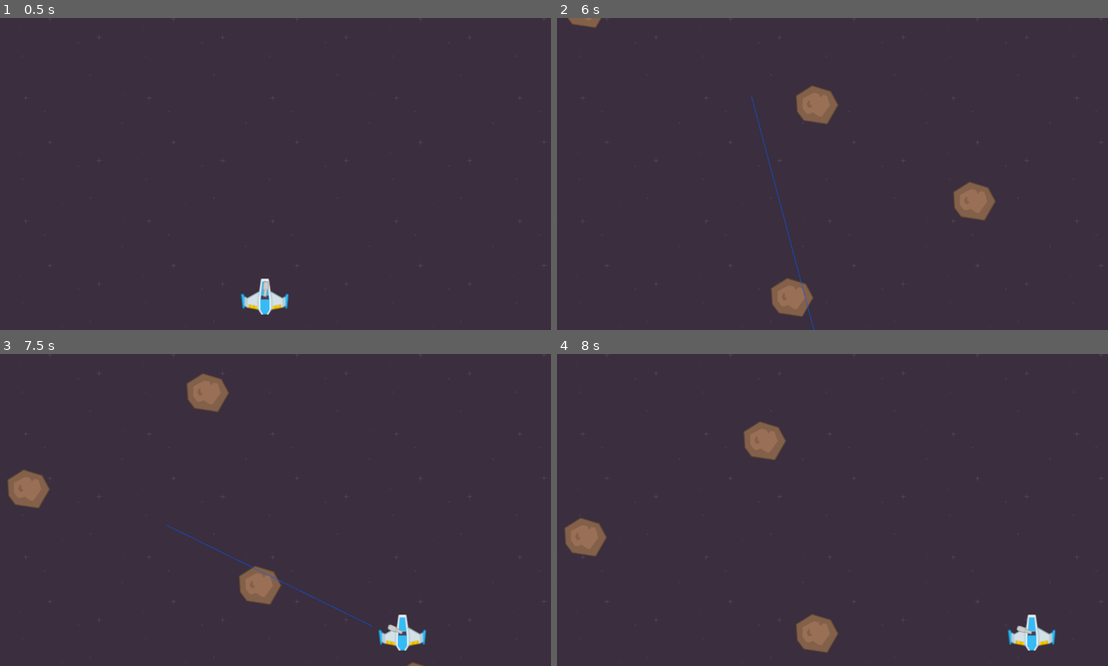
Above: before the commit, frames 1-4 (two rows, left to right).
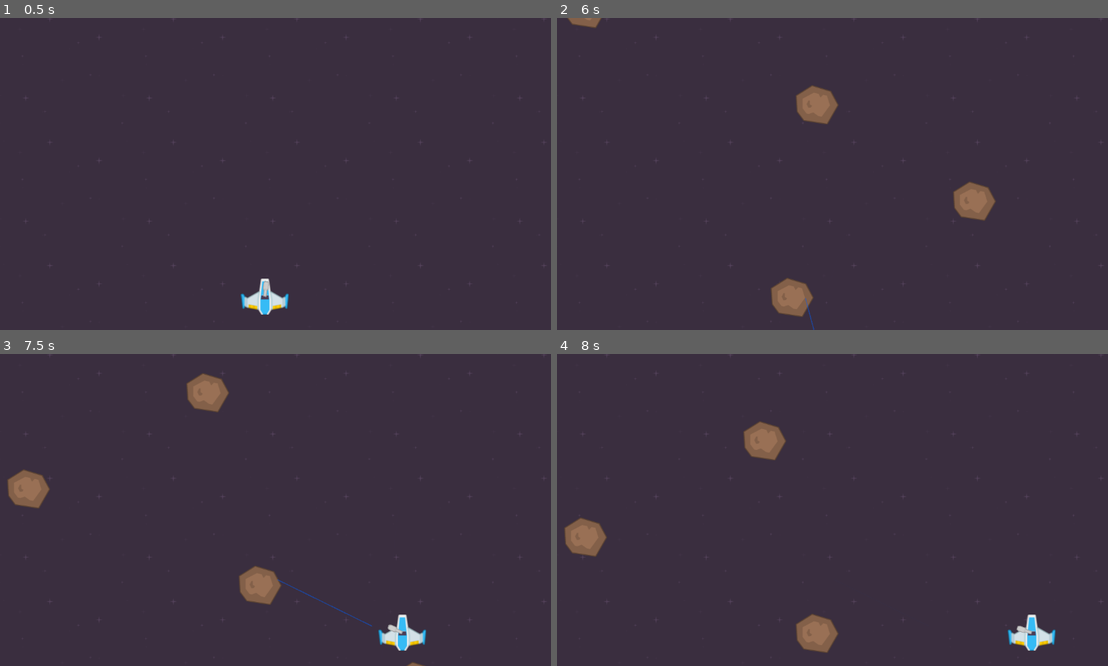
Above: after the commit, the same moments.

Repository: JoonaNiemenmaa/fundamentals-of-gamedev-week3
Game: Godot game, scene res://Scenes/main.tscn
Two runs of this game, one before a commit and one after it. Both use one fixed random seed, a clock stepped at 60 frames per second and the inputs below.
Inputs (mouse positions are in pixels of both pictures, inside the frame that each line leads up to):
- Up to frame 1 (0.5 s): no input
- Up to frame 2 (6 s): tap Enter at 0.5 s; move the mouse to (959, 158) at 0.52 s; hold D (right) 0.53-1.28 s; click (959, 158) at 0.6 s; move the mouse to (722, 189) at 1.27 s; hold S (down) 1.28-2.03 s; click (722, 189) at 1.35 s; move the mouse to (893, 105) at 2.02 s; hold D (right) 2.03-2.78 s; click (893, 105) at 2.1 s; move the mouse to (804, 236) at 2.77 s; hold W (up) 2.78-3.53 s; click (804, 236) at 2.85 s; move the mouse to (1003, 220) at 3.52 s; hold A (left) 3.53-5.03 s; click (1003, 220) at 3.6 s; move the mouse to (667, 127) at 4.27 s; click (667, 127) at 4.35 s; move the mouse to (860, 174) at 5.02 s; hold S (down) 5.03-5.78 s; click (860, 174) at 5.1 s; move the mouse to (749, 96) at 5.77 s; hold D (right) from 5.78 s (still down); click (749, 96) at 5.85 s
- Up to frame 3 (7.5 s): move the mouse to (402, 494) at 6.52 s; release D (right) at 6.53 s; hold W (up) 6.53-7.28 s; click (402, 494) at 6.6 s; move the mouse to (165, 525) at 7.27 s; hold D (right) from 7.28 s (still down); click (165, 525) at 7.35 s
- Up to frame 4 (8 s): keep holding D (right)

Frame 1 is identical in both runs. In frame 2, 0.1% of the frame differs, in the area x 35-46%, y 24-90%; in frame 3, less than 0.1%; in frame 4, less than 0.1%.

Commit message:
Task 3 done

Diff:
--- a/Scenes/meteor.tscn
+++ b/Scenes/meteor.tscn
@@ -7,6 +7,7 @@
 radius = 40.0125
 
 [node name="Meteor" type="Area2D"]
+collision_layer = 2
 script = ExtResource("1_wm1ig")
 
 [node name="MeteorBrownBig3" type="Sprite2D" parent="."]
--- a/Scenes/player.tscn
+++ b/Scenes/player.tscn
@@ -7,8 +7,7 @@
 [ext_resource type="PackedScene" uid="uid://csk67dyh8g8vp" path="res://Scenes/laser.tscn" id="4_8k632"]
 
 [node name="Player" type="CharacterBody2D"]
-collision_layer = 4
-collision_mask = 2
+collision_mask = 3
 motion_mode = 1
 script = ExtResource("1_fkybt")
 
--- a/Scripts/meteor.gd
+++ b/Scripts/meteor.gd
@@ -1,9 +1,12 @@
-extends Area2D
+class_name Meteor extends Area2D
 
 const MOVE_SPEED = 200
 const DESTROY_THRESHOLD = 1000
+const MAX_HEALTH = 3
+
+var cur_health = MAX_HEALTH
 
 func _physics_process(delta: float) -> void:
     position.y += MOVE_SPEED * delta
-    if position.y > DESTROY_THRESHOLD:
+    if position.y > DESTROY_THRESHOLD or cur_health <= 0:
         queue_free()
--- a/Scripts/player.gd
+++ b/Scripts/player.gd
@@ -2,7 +2,7 @@
 
 const MOVE_SPEED = 300
 
-func _physics_process(delta: float) -> void:
+func _physics_process(_delta: float) -> void:
     var move_x = Input.get_axis("left", "right")
     var move_y = Input.get_axis("up", "down")
 
--- a/Scripts/weapon_controller.gd
+++ b/Scripts/weapon_controller.gd
@@ -5,19 +5,32 @@
 @export_flags_2d_physics var collision_mask: int
 
 # Called every frame. 'delta' is the elapsed time since the previous frame.
-func _process(_delta):
+func _physics_process(_delta):
 	look_at(get_global_mouse_position())
 	rotation_degrees += 90
 	if Input.is_action_just_pressed("click"):
 		# Get cursor position and pass it to raycast and gfx methods
 		var click_point = get_global_mouse_position()
-		process_ray_cast(click_point)
-		ray_cast_gfx(click_point)
+		var hit_point = process_ray_cast(click_point)
+		ray_cast_gfx(hit_point if hit_point else click_point)
+
 
 
 # -- TASK 3 Raycast functionality HERE -- #
 func process_ray_cast(target_position: Vector2):
-	pass
+	var space_state = get_world_2d().direct_space_state
+	var query = PhysicsRayQueryParameters2D.create(global_position + offset.rotated(rotation), target_position)
+	query.collide_with_areas = true
+	query.collision_mask = 2
+	var result = space_state.intersect_ray(query)
+	if result:
+		var collider = result.get("collider")
+		if collider is Meteor:
+			collider.cur_health -= 1
+
+	return result.get("position")
+
+
 
 # --------------------------------------- #
 
